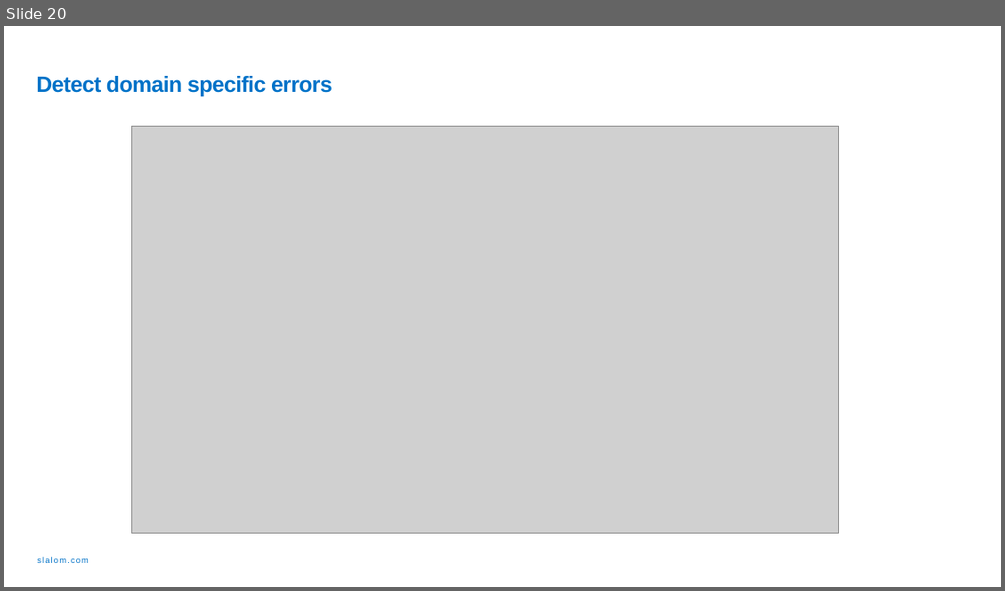
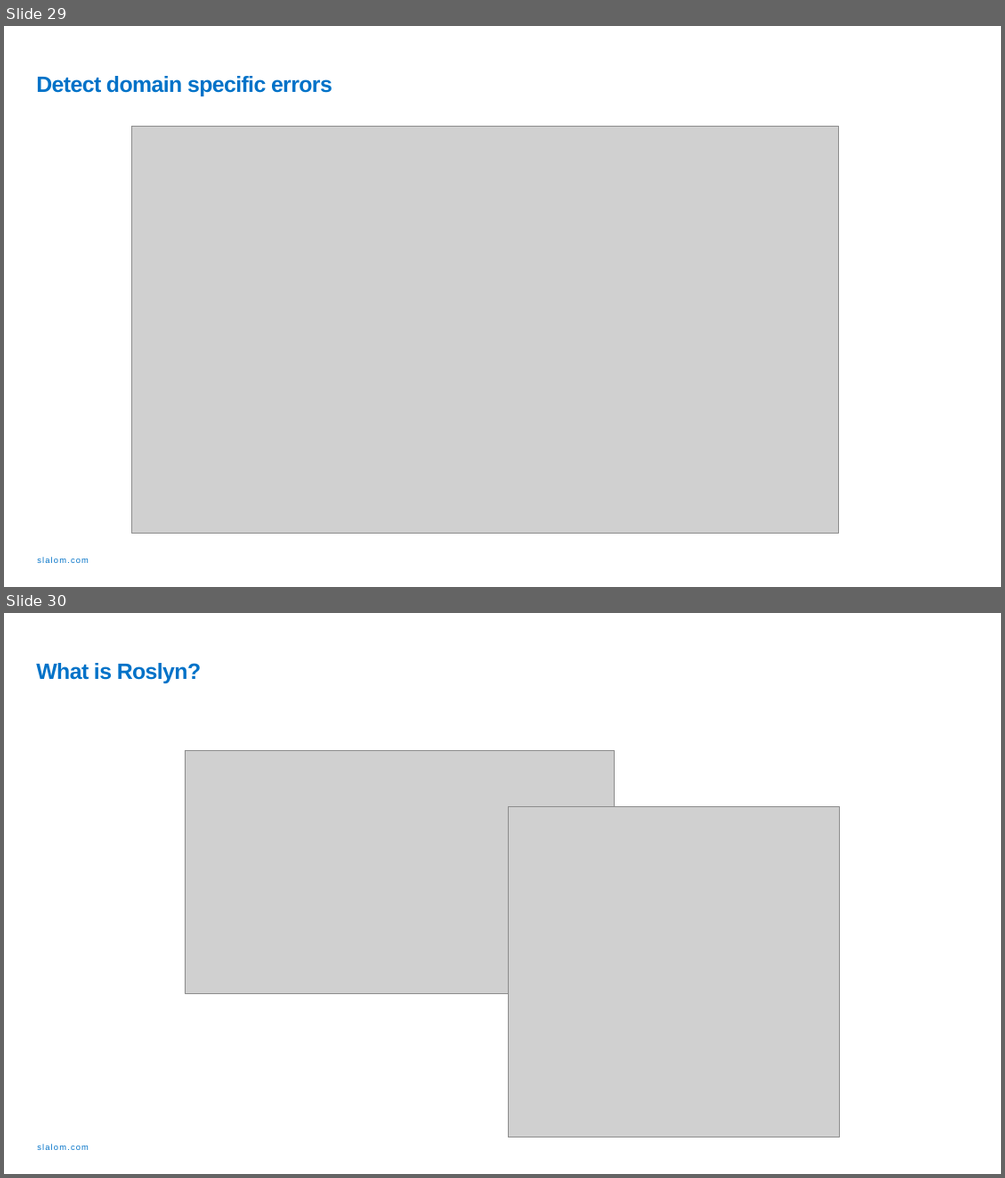
Before and after one commit to jwooley/RoslynLabs, a slide deck: RoslynStaticAnalyzerWorkshop.pptx. Shown one above the other, each under a label of ours: slide 20 before the commit, slides 29 and 30 after it. The pictures are 1005x591 and 1005x1178 pixels, drawn with LibreOffice and Linux fonts; fonts in the diff are those of the drawing; grey boxes stand for pictures. Boxes give left, top, right and bottom in pixels: in the first picture for what was removed or moved away, otherwise in the second. Text is boxed around its words. In the diff, an @@ line names an element or a change of style, - is before the commit and + after.

```diff
--- a/RoslynStaticAnalyzerWorkshop.pptx
+++ b/RoslynStaticAnalyzerWorkshop.pptx
@@ slide 30 added at bbox=[4, 613, 1001, 1174], background #FFFFFF; not listed: 1 template element that a slide beside it also shows @@
@@ title added at bbox=[36, 663, 201, 683], 21.3 pt, text #0072C8, bold @@
+What is Roslyn?
@@ picture added at bbox=[185, 750, 615, 993] @@
@@ picture added at bbox=[508, 806, 840, 1137] @@
@@ what was slide 20 is now slide 29 @@
```
Also in this commit, not shown: 11 slides changed, 12 other slides added, 1 other file.
